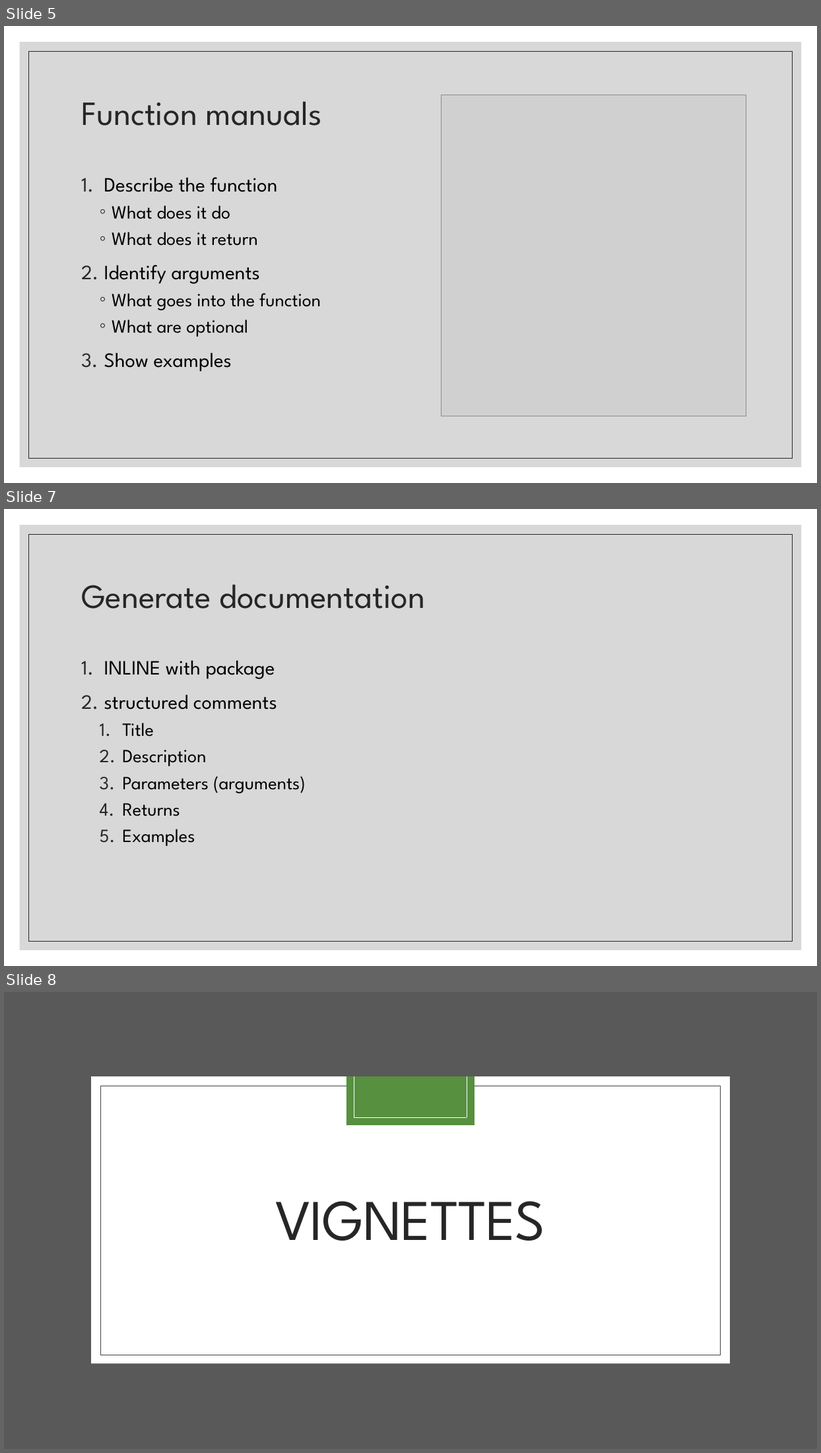
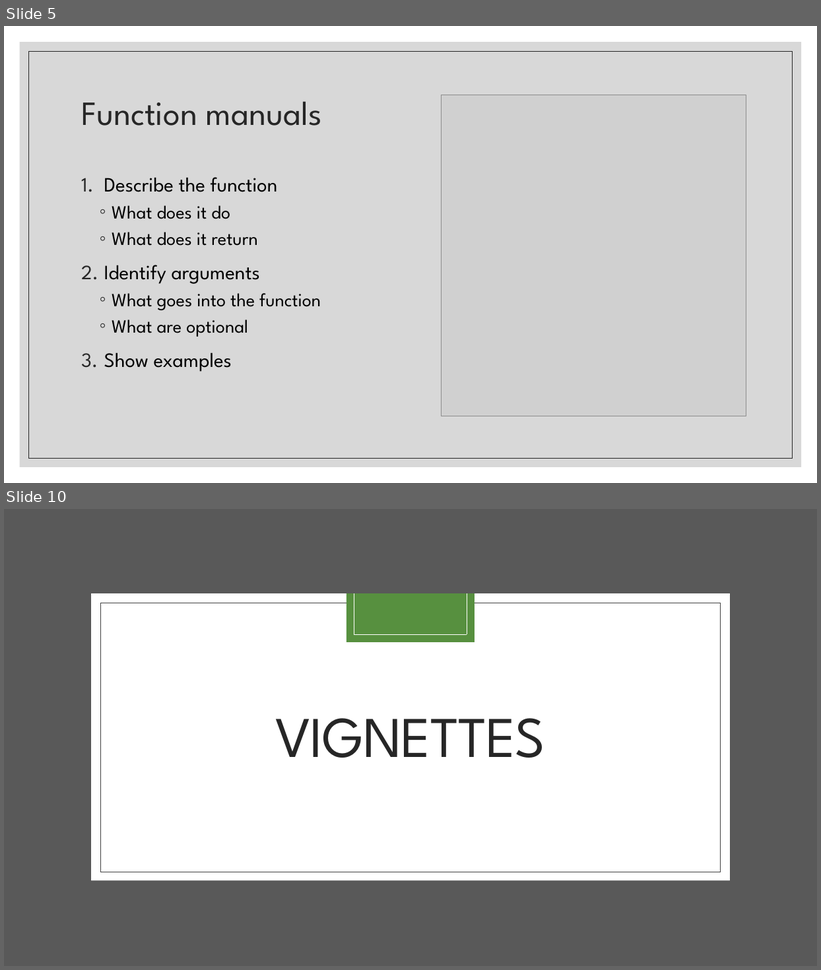
Before and after one commit to FredHutch/R_Package_Validation_Tutorial, a slide deck: Slides/Slides-02-Package_Elements_and_Structure/Slides-02-02-Package Documentation/Slides-02-02-Package_Documentation.pptx. Shown one above the other, each under a label of ours: slides 5, 7 and 8 before the commit, slides 5 and 10 after it; the slides between them are not shown. The pictures are 821x1453 and 821x970 pixels, drawn with LibreOffice and Linux fonts; fonts in the diff are those of the drawing; grey boxes stand for pictures. Boxes give left, top, right and bottom in pixels: in the first picture for what was removed or moved away, otherwise in the second. Text is boxed around its words. In the diff, an @@ line names an element or a change of style, - is before the commit and + after.

Commit message:
complete draft of S-02-02-Package Documentation

```diff
--- a/Slides/Slides-02-Package_Elements_and_Structure/Slides-02-02-Package Documentation/Slides-02-02-Package_Documentation.pptx
+++ b/Slides/Slides-02-Package_Elements_and_Structure/Slides-02-02-Package Documentation/Slides-02-02-Package_Documentation.pptx
@@ slide 7 removed at (4, 509, 817, 966), background #FFFFFF; not listed: 2 template elements that a slide beside it also shows @@
@@ title removed at (81, 584, 426, 609) @@
-Generate documentation
@@ text removed at (104, 660, 306, 846) @@
-1. INLINE with package
-2. structured comments
-  1. Title
-  2. Description
-  3. Parameters (arguments)
-  4. Returns
-  5. Examples
@@ what was slide 8 is now slide 10 @@
```
Also in this commit, not shown: 3 slides changed, 8 slides added, 5 other slides removed, 1 other file.
